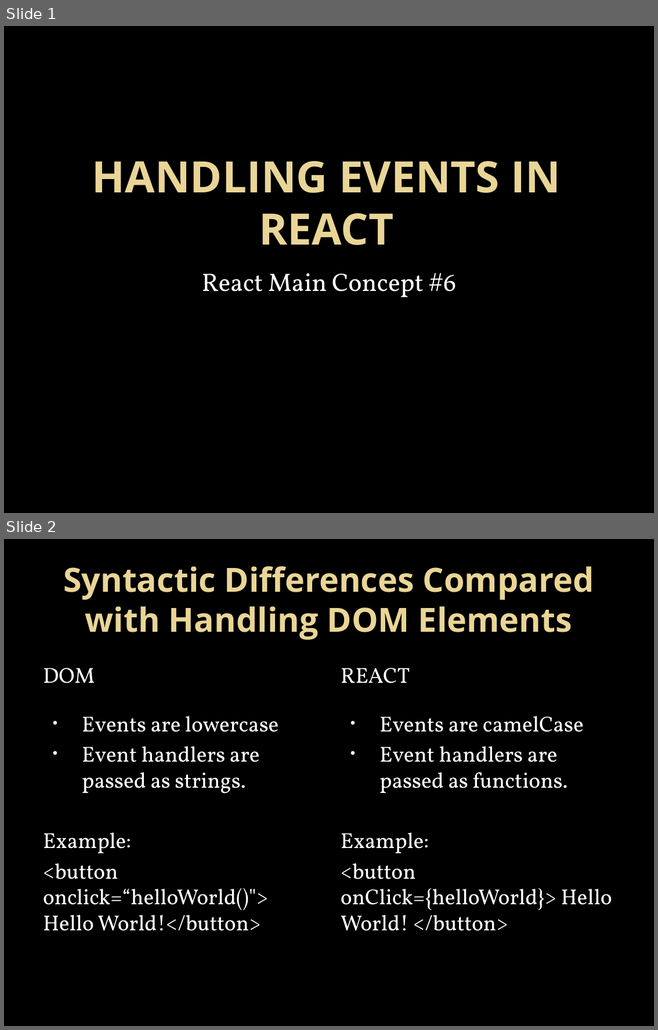
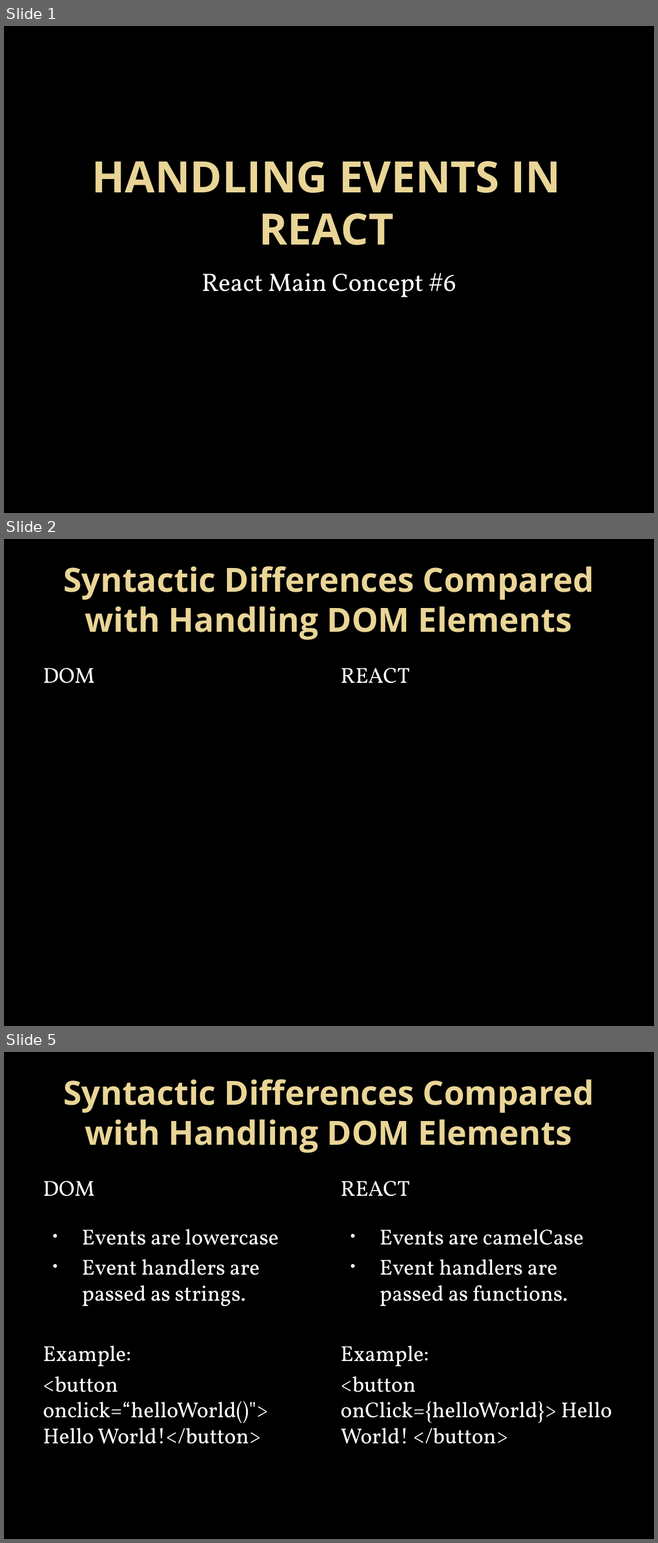
Before and after one commit to nhopfe/cohort3, a slide deck: Handling Events in React.pptx. Shown one above the other, each under a label of ours: slides 1 and 2 before the commit, slides 1, 2 and 5 after it; the slides between them are not shown. The pictures are 658x1030 and 658x1543 pixels, drawn with LibreOffice and Linux fonts; fonts in the diff are those of the drawing; background and template pictures are left out. Boxes give left, top, right and bottom in pixels: in the first picture for what was removed or moved away, otherwise in the second. Text is boxed around its words. In the diff, an @@ line names an element or a change of style, - is before the commit and + after.

Commit message:
up to 10 slides for Handling Events presentation

```diff
--- a/Handling Events in React.pptx
+++ b/Handling Events in React.pptx
@@ slide 2 added at [4, 539, 654, 1026], background picture (left out) @@
@@ title added at [63, 566, 594, 640], 36.9 pt, text gradient #EAD696 to #E7D081, bold @@
+Syntactic Differences Compared with Handling DOM Elements
@@ text added at [43, 668, 94, 683], 24 pt, text #FFFFFF @@
+DOM
@@ text added at [340, 668, 409, 683], 24 pt, text #FFFFFF @@
+REACT
@@ what was slide 2 is now slide 5 @@
```
Also in this commit, not shown: 1 slide changed, 5 other slides added, 2 slides removed, 2 other files.
